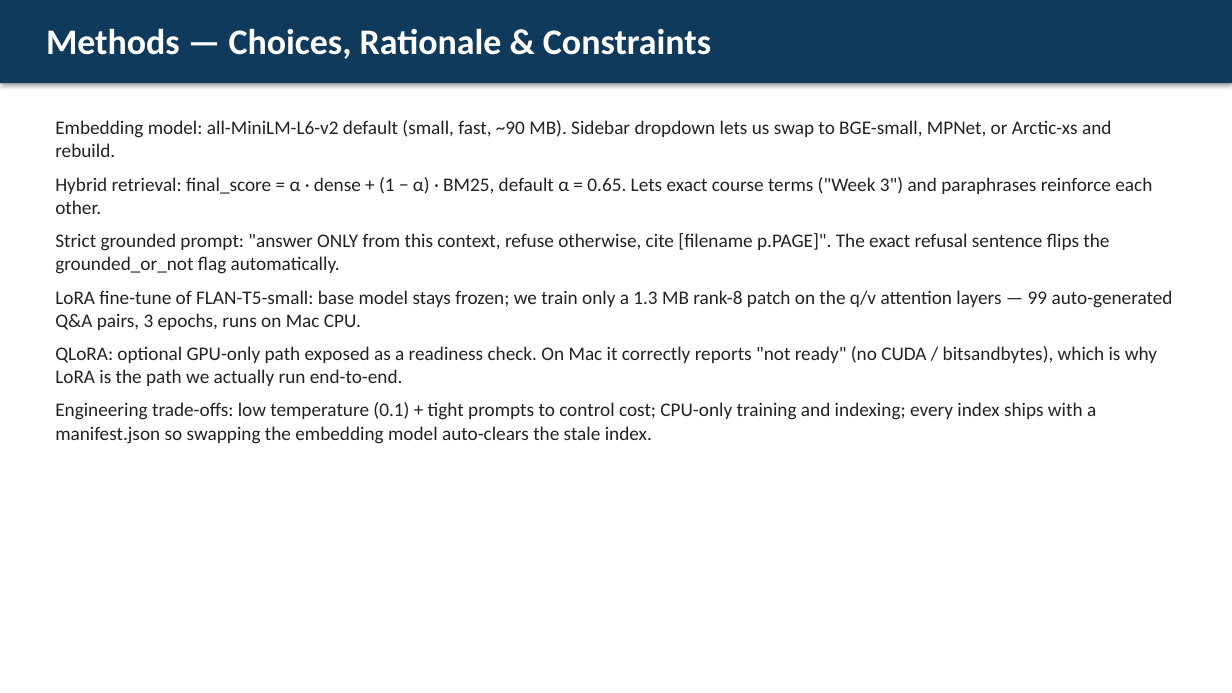
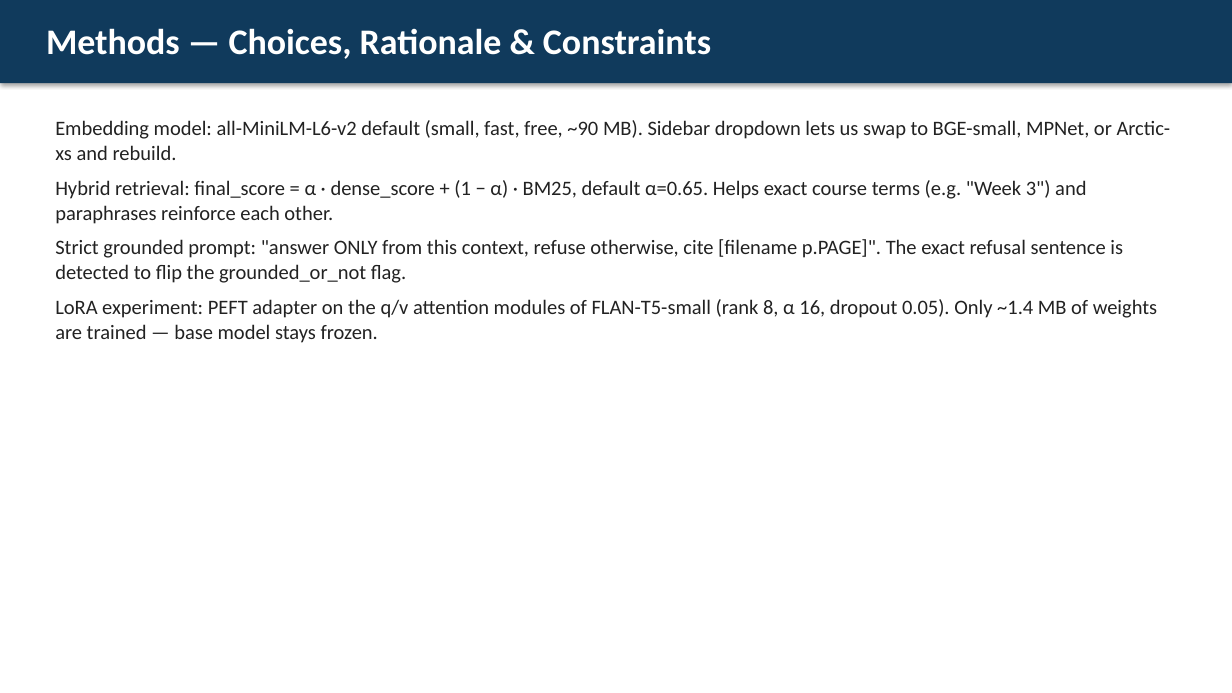
Before and after one commit to bhuwanjungthapa/genai-rag-document-qa-chatbot, a slide deck: slide 6 of reports/Final_Project_Presentation.pptx. Drawn at 1232x693 pixels with LibreOffice and Linux fonts; fonts in the diff are those of the drawing. Boxes give left, top, right and bottom in pixels: in the first picture for what was removed or moved away, otherwise in the second. Text is boxed around its words. In the diff, an @@ line names an element or a change of style, - is before the commit and + after.

```diff
--- a/reports/Final_Project_Presentation.pptx
+++ b/reports/Final_Project_Presentation.pptx
@@ text at <box>55,120,1171,343</box>: text changed; size 15 to 16 pt @@
-Embedding model: all-MiniLM-L6-v2 default (small, fast, ~90 MB). Sidebar dropdown lets us swap to BGE-small, MPNet, or Arctic-xs and rebuild.
-Hybrid retrieval: final_score = α · dense + (1 − α) · BM25, default α = 0.65. Lets exact course terms ("Week 3") and paraphrases reinforce each other.
-Strict grounded prompt: "answer ONLY from this context, refuse otherwise, cite [filename p.PAGE]". The exact refusal sentence flips the grounded_or_not flag automatically.
-LoRA fine-tune of FLAN-T5-small: base model stays frozen; we train only a 1.3 MB rank-8 patch on the q/v attention layers — 99 auto-generated Q&A pairs, 3 epochs, runs on Mac CPU.
-QLoRA: optional GPU-only path exposed as a readiness check. On Mac it correctly reports "not ready" (no CUDA / bitsandbytes), which is why LoRA is the path we actually run end-to-end.
-Engineering trade-offs: low temperature (0.1) + tight prompts to control cost; CPU-only training and indexing; every index ships with a manifest.json so swapping the embedding model auto-clears the stale index.
+Embedding model: all-MiniLM-L6-v2 default (small, fast, free, ~90 MB). Sidebar dropdown lets us swap to BGE-small, MPNet, or Arctic-xs and rebuild.
+Hybrid retrieval: final_score = α · dense_score + (1 − α) · BM25, default α=0.65. Helps exact course terms (e.g. "Week 3") and paraphrases reinforce each other.
+Strict grounded prompt: "answer ONLY from this context, refuse otherwise, cite [filename p.PAGE]". The exact refusal sentence is detected to flip the grounded_or_not flag.
+LoRA experiment: PEFT adapter on the q/v attention modules of FLAN-T5-small (rank 8, α 16, dropout 0.05). Only ~1.4 MB of weights are trained — base model stays frozen.
```
Also in this commit, not shown: 4 other files.
